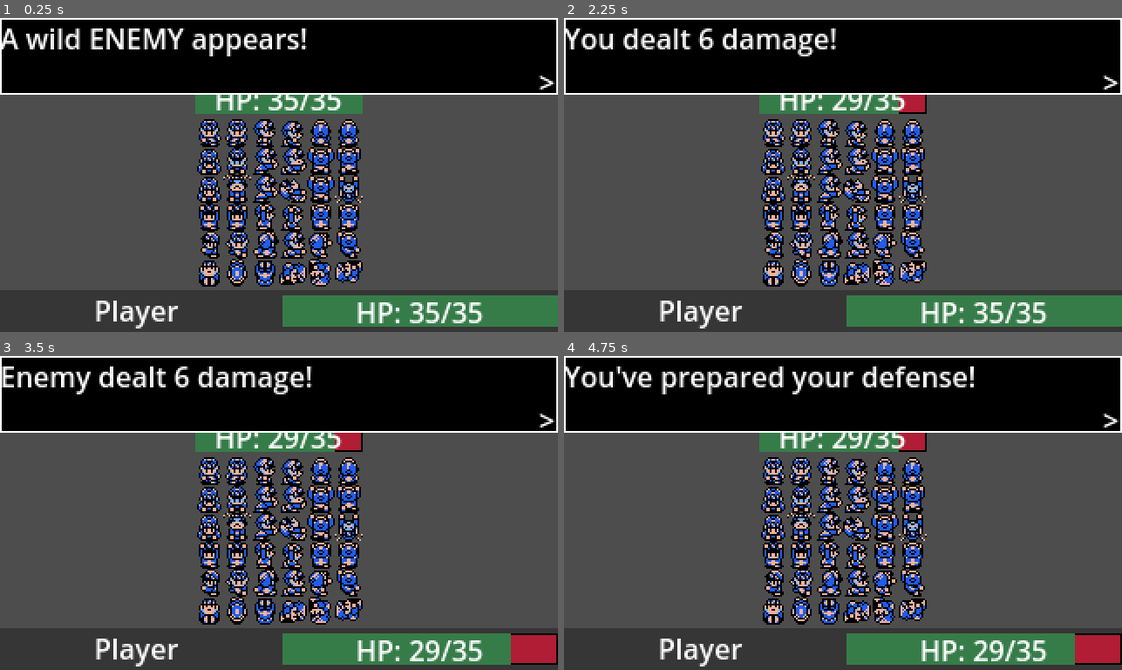
Above: before the commit, frames 1-4 (two rows, left to right).
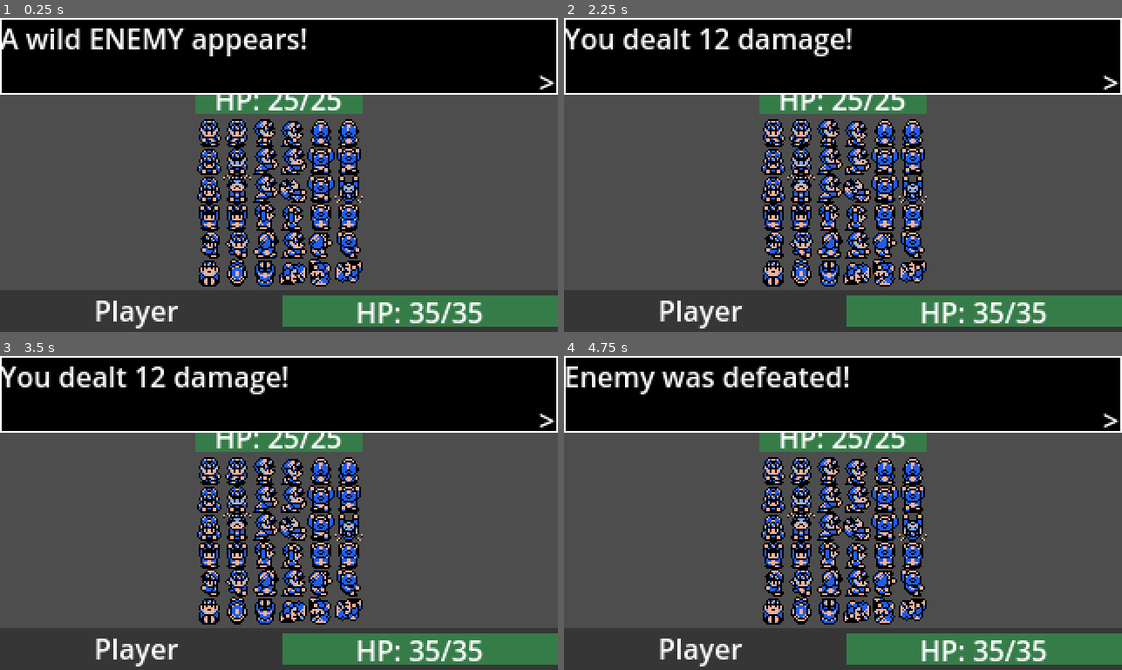
Above: after the commit, the same moments.

Repository: kik18hub/GameOff2023-GameProject
Game: Godot game, scene res://battle.tscn
The game is run twice, just before and just after one commit, with the same random seed, the same clock (stepped at 60 frames per second) and the same inputs. This scene is started directly instead of the project's main scene.
Inputs (mouse positions are in pixels of both pictures, inside the frame that each line leads up to):
- Up to frame 1 (0.25 s): no input
- Up to frame 2 (2.25 s): tap Enter (ui_accept) at 0.5, 0.77, 2 s; move the mouse to (965, 159) at 0.52 s; hold D 0.53-1.25 s; click (965, 159) at 0.67 s; click "ATTACK" at 1.25 s; move the mouse to (731, 190) at 2.02 s; hold S from 2.03 s (still down)
- Up to frame 3 (3.5 s): tap Enter (ui_accept) at 2.27, 2.75 s; move the mouse to (334, 443) at 2.77 s; release S at 2.78 s; hold D from 2.78 s (still down)
- Up to frame 4 (4.75 s): tap Enter (ui_accept) at 3.5, 3.77 s; move the mouse to (815, 575) at 3.52 s; release D at 3.53 s; hold W 3.53-4.25 s; click (815, 575) at 3.67 s; click (843, 377) at 4.25 s, where only the run before the commit has a clickable "DEFEND"

The runs differ from the first frame. In frame 1, 0.1% of the frame differs, in the area x 48-59%, y 25-30%; in frame 2, 1.5%; in frame 3, 3.5%; in frame 4, 4.1%, in the area x 0-100%, y 3-99%.

Commit message:
Created enemies with types and attempted to fix battle system

Diff:
--- a/BaseEnemy.gd
+++ b/BaseEnemy.gd
@@ -3,8 +3,9 @@
 @export var name:String
 @export var texture:Texture
 @export var health:int
-@export var damage:int
-var eA = 1.5
+@export var eA = 5
+var eneType = ["Physical", "Spell", "Nature"]
+
 var B = 20
 var pD = 10
 var m = 2
@@ -13,4 +14,15 @@
 var enemyAtkCrit = (((eA * B) /pD) * m) * 2
 var enemyAtkRes = (((eA * B) /pD) * m) * 0.5
 
-var eneType = ["Physical", "Spell", "Nature"]
+var Physical
+var Spell
+var Nature
+var Neutral
+
+var Single
+var Multiple
+
+var AtkName:String
+var AtkDmg:int
+var AtkType = ["Physical", "Spell", "Nature", "Neutral"]
+var AtkTarget = ["Single", "Multiple"]
--- a/Ene.tres
+++ b/Ene.tres
@@ -7,5 +7,5 @@
 script = ExtResource("1_oxcpt")
 name = "Enemy"
 texture = ExtResource("2_748fh")
-health = 35
-damage = 15
+health = 40
+eA = 2
--- /dev/null
+++ b/Imp.gd
@@ -0,0 +1,52 @@
+extends Resource
+
+@export var name:String
+@export var texture:Texture
+@export var health:int
+@export var eA = 5
+var eneType = ["Physical", "Spell", "Nature"]
+
+var B = 20
+var pD = 10
+var m = 2
+var impAttackNeu = ((eA * B) /pD) * m
+var def = (((eA * B) /pD) * m) / 2
+var impAtkCrit = (((eA * B) /pD) * m) * 2
+var impAtkRes = (((eA * B) /pD) * m) * 0.5
+
+var Physical
+var Spell
+var Nature
+var Neutral
+
+var Single
+var Multiple
+
+var AtkName:String
+var AtkDmg:int
+var AtkType = ["Physical", "Spell", "Nature", "Neutral"]
+var AtkTarget = ["Single", "Multiple"]
+
+var impNorAtk = {
+	AtkName = "Normal Attack",
+	AtkDmg = 4,
+	AtkType = "Physical",
+	AtkTarget = "Single"
+}
+
+var impCurse = {
+	AtkName = "Curse",
+	AtkDmg = 12,
+	AtkType = "Spell",
+	AtkTarget = "Single"
+}
+
+var impRite = {
+	AtkName = "Lost Rites",
+	AtkDmg = 15,
+	AtkType = "Spell",
+	AtkTarget = "Single"
+}
+
+var impAttacks = [impNorAtk, impCurse, impRite]
+@export var impType = "Spell"
--- /dev/null
+++ b/Imp.tres
@@ -0,0 +1,10 @@
+[gd_resource type="Resource" load_steps=2 format=3 uid="uid://bypk1j7x2mt6f"]
+
+[ext_resource type="Script" path="res://Imp.gd" id="1_sm6po"]
+
+[resource]
+script = ExtResource("1_sm6po")
+name = "Imp"
+health = 25
+eA = 3
+impType = "Spell"
--- /dev/null
+++ b/Mushroom.gd
@@ -0,0 +1,52 @@
+extends Resource
+
+@export var name:String
+@export var texture:Texture
+@export var health:int
+@export var eA = 5
+var eneType = ["Physical", "Spell", "Nature"]
+
+var B = 20
+var pD = 10
+var m = 2
+var mushAttackNeu = ((eA * B) /pD) * m
+var def = (((eA * B) /pD) * m) / 2
+var mushAtkCrit = (((eA * B) /pD) * m) * 2
+var mushAtkRes = (((eA * B) /pD) * m) * 0.5
+
+var Physical
+var Spell
+var Nature
+var Neutral
+
+var Single
+var Multiple
+
+var AtkName:String
+var AtkDmg:int
+var AtkType = ["Physical", "Spell", "Nature", "Neutral"]
+var AtkTarget = ["Single", "Multiple"]
+
+var mushNorAtk = {
+	AtkName = "Normal Attack",
+	AtkDmg = 4,
+	AtkType = "Physical",
+	AtkTarget = "Single"
+}
+
+var mushConfuse = {
+	AtkName = "Confuse",
+	AtkDmg = 12,
+	AtkType = "Nature",
+	AtkTarget = "Single"
+}
+
+var mushSpores = {
+	AtkName = "Spiky Spores",
+	AtkDmg = 15,
+	AtkType = "Nature",
+	AtkTarget = "Single"
+}
+
+var mushAttacks = [mushNorAtk, mushConfuse, mushSpores]
+@export var mushType = "Nature"
--- /dev/null
+++ b/Mushroom.tres
@@ -0,0 +1,10 @@
+[gd_resource type="Resource" load_steps=2 format=3 uid="uid://h8lg7sjhbbcb"]
+
+[ext_resource type="Script" path="res://Mushroom.gd" id="1_3itrr"]
+
+[resource]
+script = ExtResource("1_3itrr")
+name = "Mushroom"
+health = 45
+eA = 2
+mushType = "Nature"
--- /dev/null
+++ b/Orc.gd
@@ -0,0 +1,52 @@
+extends Resource
+
+@export var name:String
+@export var texture:Texture
+@export var health:int
+@export var eA = 5
+var eneType = ["Physical", "Spell", "Nature"]
+
+var B = 20
+var pD = 10
+var m = 2
+var orcAttackNeu = ((eA * B) /pD) * m
+var def = (((eA * B) /pD) * m) / 2
+var orcAtkCrit = (((eA * B) /pD) * m) * 2
+var orcAtkRes = (((eA * B) /pD) * m) * 0.5
+
+var Physical
+var Spell
+var Nature
+var Neutral
+
+var Single
+var Multiple
+
+var AtkName:String
+var AtkDmg:int
+var AtkType = ["Physical", "Spell", "Nature", "Neutral"]
+var AtkTarget = ["Single", "Multiple"]
+
+var orcNorAtk = {
+	AtkName = "Normal Attack",
+	AtkDmg = 7,
+	AtkType = "Physical",
+	AtkTarget = "Single"
+}
+
+var orcBludSwing = {
+	AtkName = "Bludgeon Swing",
+	AtkDmg = 12,
+	AtkType = "Physical",
+	AtkTarget = "Single"
+}
+
+var orcNatAtk = {
+	AtkName = "Primal Instinct",
+	AtkDmg = 15,
+	AtkType = "Nature",
+	AtkTarget = "Single"
+}
+
+var orcAttacks = [orcNorAtk, orcBludSwing, orcNatAtk]
+@export var orcType = "Physical"
--- /dev/null
+++ b/Orc.tres
@@ -0,0 +1,9 @@
+[gd_resource type="Resource" load_steps=2 format=3 uid="uid://c4w0tamufg7l0"]
+
+[ext_resource type="Script" path="res://Orc.gd" id="1_cfomq"]
+
+[resource]
+script = ExtResource("1_cfomq")
+name = "Orc"
+health = 35
+eA = 5
--- /dev/null
+++ b/Player.tres
@@ -0,0 +1,9 @@
+[gd_resource type="Resource" load_steps=2 format=3 uid="uid://jejwh8a30mnp"]
+
+[ext_resource type="Script" path="res://state.gd" id="1_lu7hg"]
+
+[resource]
+script = ExtResource("1_lu7hg")
+current_health = 35
+max_health = 35
+damage = 5
--- a/battle.gd
+++ b/battle.gd
@@ -3,9 +3,15 @@
 signal textbox_closed
 
 @export var enemy:Resource
+@export var orc:Resource
+@export var mushroom:Resource
+@export var imp:Resource
 
 var current_player_health = 0
 var current_enemy_health = 0
+var current_orc_health = 0
+var current_imp_health = 0
+var current_mushroom_health = 0
 var is_defending = false
 
 func _ready():
@@ -13,8 +19,18 @@
 	set_health($PlayerPanel/PlayerData/ProgressBar, State.current_health, State.max_health)
 	$EnemyContainer/Enemy.texture = enemy.texture
 
+	set_health($OrcContainer/ProgressBar, orc.health, orc.health)
+	$OrcContainer/Enemy.texture = orc.texture
+	set_health($ImpContainer/ProgressBar, imp.health, imp.health)
+	$ImpContainer/Enemy.texture = imp.texture
+	set_health($MushroomContainer/ProgressBar, mushroom.health, mushroom.health)
+	$MushroomContainer/Enemy.texture = mushroom.texture
+
 	current_player_health = State.current_health
 	current_enemy_health = enemy.health
+	current_orc_health = orc.health
+	current_imp_health = imp.health
+	current_mushroom_health = mushroom.health
 
 	$TextBox.hide()
 	$ActionsPanel.hide()
@@ -67,19 +83,60 @@
 	display_text("You attack the enemy!")
 	await self.textbox_closed
 
-	current_enemy_health = max(0, current_enemy_health - State.playerAttackNeu)
-	set_health($EnemyContainer/ProgressBar, current_enemy_health, enemy.health)
+	if "Physical" in enemy.eneType:
+		if "Nature" in State.AtkType:
+			current_enemy_health = max(0, current_enemy_health - State.playerAtkCrit)
+			set_health($EnemyContainer/ProgressBar, current_enemy_health, enemy.health)
+			display_text("You dealt %d damage!" % State.playerAtkCrit)
+			await self.textbox_closed
 
-	display_text("You dealt %d damage!" % State.playerAttackNeu)
-	await self.textbox_closed
+	if "Spell" in enemy.eneType:
+		if "Physical" in State.AtkType:
+			current_enemy_health = max(0, current_enemy_health - State.playerAtkCrit)
+			set_health($EnemyContainer/ProgressBar, current_enemy_health, enemy.health)
+			display_text("You dealt %d damage!" % State.playerAtkCrit)
+			await self.textbox_closed
 
-	enemy_turn()
+	if "Nature" in enemy.eneType:
+		if "Spell" in State.AtkType:
+			current_enemy_health = max(0, current_enemy_health - State.playerAtkCrit)
+			set_health($EnemyContainer/ProgressBar, current_enemy_health, enemy.health)
+			display_text("You dealt %d damage!" % State.playerAtkCrit)
+			await self.textbox_closed
+
+	if "Nature" in enemy.eneType:
+		if "Physical" in State.AtkType:
+			current_enemy_health = max(0, current_enemy_health - State.playerAtkRes)
+			set_health($EnemyContainer/ProgressBar, current_enemy_health, enemy.health)
+			display_text("You dealt %d damage!" % State.playerAtkRes)
+			await self.textbox_closed
+
+	if "Physical" in enemy.eneType:
+		if "Spell" in State.AtkType:
+			current_enemy_health = max(0, current_enemy_health - State.playerAtkRes)
+			set_health($EnemyContainer/ProgressBar, current_enemy_health, enemy.health)
+			display_text("You dealt %d damage!" % State.playerAtkRes)
+			await self.textbox_closed
+
+	if "Spell" in enemy.eneType:
+		if "Nature" in State.AtkType:
+			current_enemy_health = max(0, current_enemy_health - State.playerAtkRes)
+			set_health($EnemyContainer/ProgressBar, current_enemy_health, enemy.health)
+			display_text("You dealt %d damage!" % State.playerAtkRes)
+			await self.textbox_closed
+	else:
+		current_enemy_health = max(0, current_enemy_health - State.playerAttackNeu)
+		set_health($EnemyContainer/ProgressBar, current_enemy_health, enemy.health)
+		display_text("You dealt %d damage!" % State.playerAttackNeu)
+		await self.textbox_closed
 
 	if current_enemy_health == 0:
 		display_text("%s was defeated!" % enemy.name)
 		await self.textbox_closed
 
 		get_tree().quit
+
+	enemy_turn()
 
 
 func _on_defend_pressed():
--- a/battle.tscn
+++ b/battle.tscn
@@ -1,8 +1,14 @@
-[gd_scene load_steps=14 format=3 uid="uid://dr6rp2w46h73y"]
+[gd_scene load_steps=20 format=3 uid="uid://dr6rp2w46h73y"]
 
 [ext_resource type="Texture2D" uid="uid://boosvpy6sy3ie" path="res://player.png" id="1_7b8cx"]
 [ext_resource type="Script" path="res://battle.gd" id="1_or852"]
 [ext_resource type="Resource" uid="uid://44xddhhs1pv1" path="res://Ene.tres" id="2_qnvpy"]
+[ext_resource type="Resource" uid="uid://c4w0tamufg7l0" path="res://Orc.tres" id="3_ibfsb"]
+[ext_resource type="Resource" uid="uid://h8lg7sjhbbcb" path="res://Mushroom.tres" id="4_7uolc"]
+[ext_resource type="Resource" uid="uid://bypk1j7x2mt6f" path="res://Imp.tres" id="5_0nsnf"]
+[ext_resource type="Texture2D" uid="uid://c5yr64sq6llwm" path="res://orc.png" id="7_5m0ag"]
+[ext_resource type="Texture2D" uid="uid://cys2nsfeuhpg5" path="res://mushroom.png" id="8_c8m75"]
+[ext_resource type="Texture2D" uid="uid://wi3i0k36rwey" path="res://imp.png" id="9_jydg7"]
 
 [sub_resource type="StyleBoxFlat" id="StyleBoxFlat_osyvh"]
 content_margin_left = 8.0
@@ -73,6 +79,9 @@
 grow_vertical = 2
 script = ExtResource("1_or852")
 enemy = ExtResource("2_qnvpy")
+orc = ExtResource("3_ibfsb")
+mushroom = ExtResource("4_7uolc")
+imp = ExtResource("5_0nsnf")
 
 [node name="Background" type="TextureRect" parent="."]
 layout_mode = 0
@@ -118,6 +127,123 @@
 texture = ExtResource("1_7b8cx")
 stretch_mode = 3
 
+[node name="OrcContainer" type="VBoxContainer" parent="."]
+layout_mode = 1
+anchors_preset = 8
+anchor_left = 0.5
+anchor_top = 0.5
+anchor_right = 0.5
+anchor_bottom = 0.5
+offset_left = -48.0
+offset_top = -52.0
+offset_right = 48.0
+offset_bottom = 64.0
+grow_horizontal = 2
+grow_vertical = 2
+
+[node name="ProgressBar" type="ProgressBar" parent="OrcContainer"]
+custom_minimum_size = Vector2(0, 16)
+layout_mode = 2
+theme_override_styles/background = SubResource("StyleBoxFlat_osyvh")
+theme_override_styles/fill = SubResource("StyleBoxFlat_8v2pi")
+value = 50.0
+show_percentage = false
+
+[node name="Label" type="Label" parent="OrcContainer/ProgressBar"]
+layout_mode = 1
+anchors_preset = 15
+anchor_right = 1.0
+anchor_bottom = 1.0
+grow_horizontal = 2
+grow_vertical = 2
+theme_override_fonts/font = SubResource("SystemFont_cavrs")
+text = "HP: 25/50"
+horizontal_alignment = 1
+vertical_alignment = 1
+
+[node name="Enemy" type="TextureRect" parent="OrcContainer"]
+layout_mode = 2
+texture = ExtResource("7_5m0ag")
+stretch_mode = 3
+
+[node name="MushroomContainer" type="VBoxContainer" parent="."]
+layout_mode = 1
+anchors_preset = 8
+anchor_left = 0.5
+anchor_top = 0.5
+anchor_right = 0.5
+anchor_bottom = 0.5
+offset_left = -48.0
+offset_top = -52.0
+offset_right = 48.0
+offset_bottom = 64.0
+grow_horizontal = 2
+grow_vertical = 2
+
+[node name="ProgressBar" type="ProgressBar" parent="MushroomContainer"]
+custom_minimum_size = Vector2(0, 16)
+layout_mode = 2
+theme_override_styles/background = SubResource("StyleBoxFlat_osyvh")
+theme_override_styles/fill = SubResource("StyleBoxFlat_8v2pi")
+value = 50.0
+show_percentage = false
+
+[node name="Label" type="Label" parent="MushroomContainer/ProgressBar"]
+layout_mode = 1
+anchors_preset = 15
+anchor_right = 1.0
+anchor_bottom = 1.0
+grow_horizontal = 2
+grow_vertical = 2
+theme_override_fonts/font = SubResource("SystemFont_cavrs")
+text = "HP: 25/50"
+horizontal_alignment = 1
+vertical_alignment = 1
+
+[node name="Enemy" type="TextureRect" parent="MushroomContainer"]
+layout_mode = 2
+texture = ExtResource("8_c8m75")
+stretch_mode = 3
+
+[node name="ImpContainer" type="VBoxContainer" parent="."]
+layout_mode = 1
+anchors_preset = 8
+anchor_left = 0.5
+anchor_top = 0.5
+anchor_right = 0.5
+anchor_bottom = 0.5
+offset_left = -48.0
+offset_top = -52.0
+offset_right = 48.0
+offset_bottom = 64.0
+grow_horizontal = 2
+grow_vertical = 2
+
+[node name="ProgressBar" type="ProgressBar" parent="ImpContainer"]
+custom_minimum_size = Vector2(0, 16)
+layout_mode = 2
+theme_override_styles/background = SubResource("StyleBoxFlat_osyvh")
+theme_override_styles/fill = SubResource("StyleBoxFlat_8v2pi")
+value = 50.0
+show_percentage = false
+
+[node name="Label" type="Label" parent="ImpContainer/ProgressBar"]
+layout_mode = 1
+anchors_preset = 15
+anchor_right = 1.0
+anchor_bottom = 1.0
+grow_horizontal = 2
+grow_vertical = 2
+theme_override_fonts/font = SubResource("SystemFont_cavrs")
+text = "HP: 25/50"
+horizontal_alignment = 1
+vertical_alignment = 1
+
+[node name="Enemy" type="TextureRect" parent="ImpContainer"]
+layout_mode = 2
+texture = ExtResource("9_jydg7")
+stretch_mode = 3
+
 [node name="PlayerPanel" type="Panel" parent="."]
 custom_minimum_size = Vector2(0, 24)
 layout_mode = 1
--- a/state.gd
+++ b/state.gd
@@ -1,8 +1,9 @@
 extends Node
 
-var current_health = 35
-var max_health = 35
-var damage = 5
+@export var current_health = 35
+@export var max_health = 35
+@export var damage = 5
+@export var texture:Texture
 
 var Physical
 var Spell
@@ -24,6 +25,13 @@
 	AtkType = "Physical"
 }
 
+var tailAtk = {
+	AtkName = "Tail Swipe",
+	AtkDmg = 15,
+	AtkTarget = "Single",
+	AtkType = "Physical"
+}
+
 var fireballAtk = {
 	AtkName = "Fireball",
 	AtkDmg = 15,
@@ -38,7 +46,7 @@
 	AtkType = "Nature"
 }
 
-var playAttacks = [norAtk, fireballAtk, natAtk]
+var playAttacks = [norAtk, tailAtk, fireballAtk, natAtk]
 
 var pA = 1.5
 var B = 20
Binary file added: imp.png
Not shown, added: imp.png.import
Binary file added: mushroom.png
Not shown, added: mushroom.png.import
Binary file added: orc.png
Not shown, added: orc.png.import
